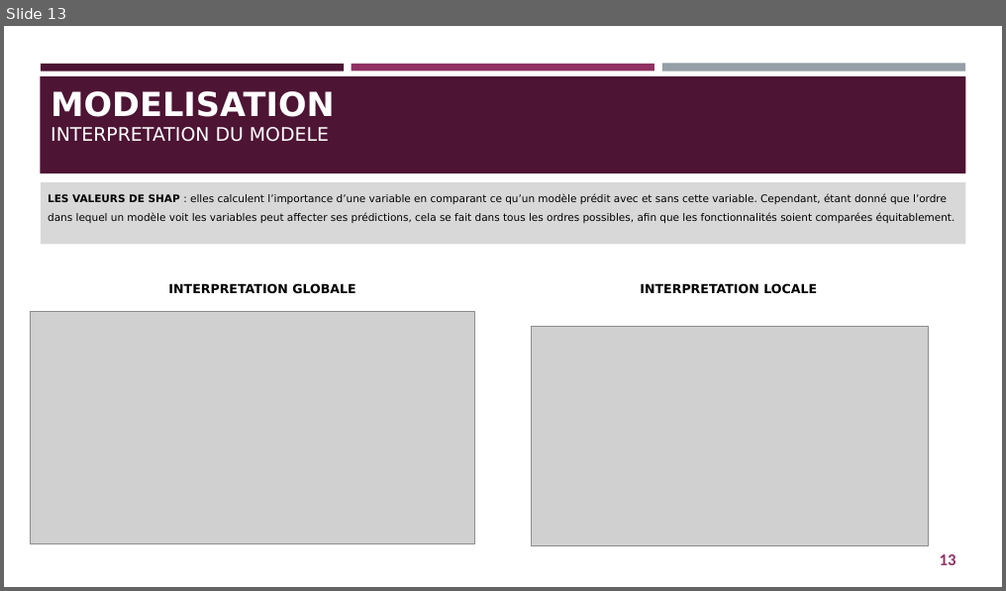
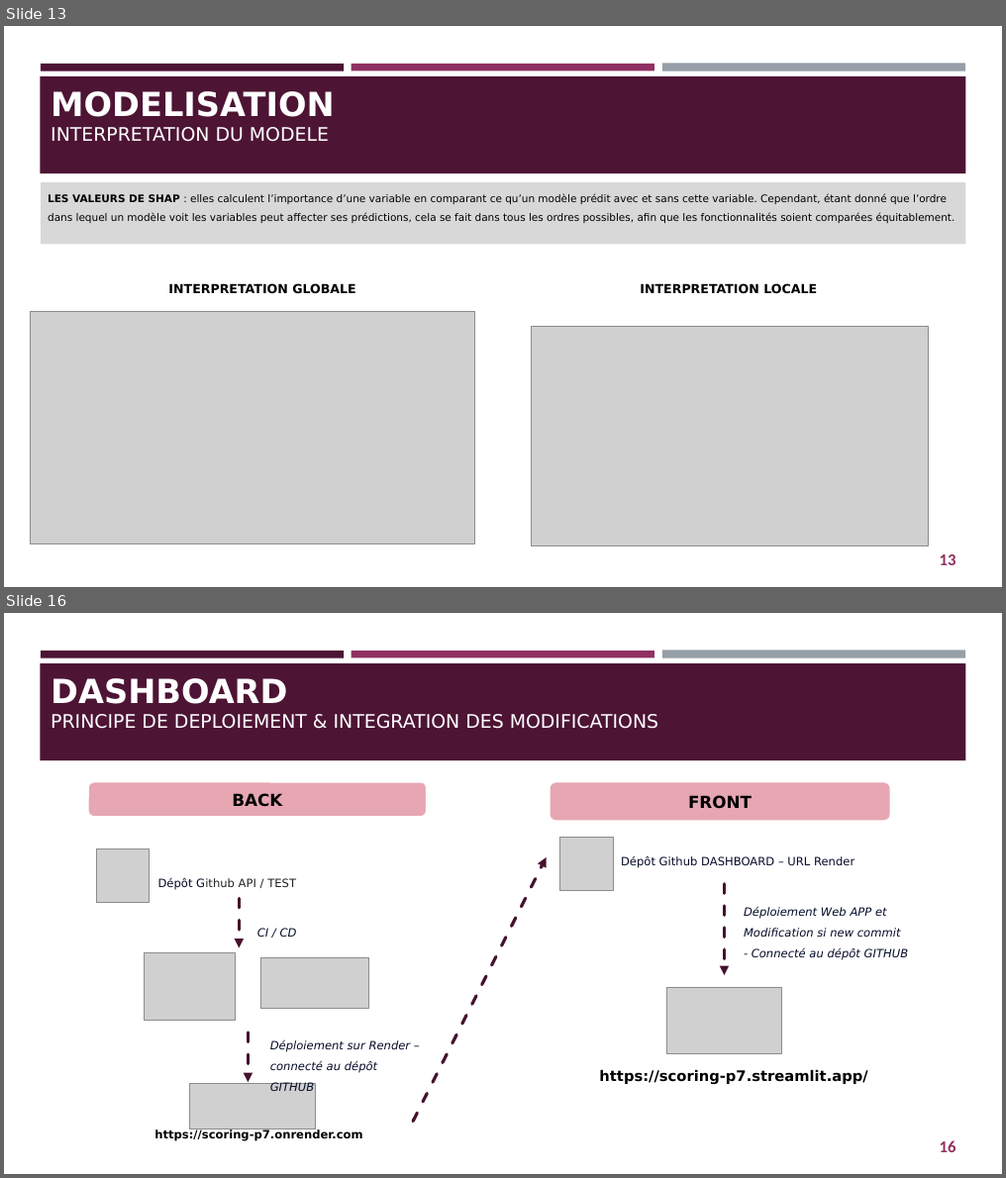
Before and after one commit to helene1219/PROJET_7_BIS_MODELISATION, a slide deck: Projet7_Support_Présentation.pptx. Shown one above the other, each under a label of ours: slide 13 before the commit, slides 13 and 16 after it; the slides between them are not shown. The pictures are 1006x591 and 1006x1178 pixels, drawn with LibreOffice and Linux fonts; fonts in the diff are those of the drawing; grey boxes stand for pictures. Boxes give left, top, right and bottom in pixels: in the first picture for what was removed or moved away, otherwise in the second. Text is boxed around its words. In the diff, an @@ line names an element or a change of style, - is before the commit and + after.

Commit message:
Modif supports

```diff
--- a/Projet7_Support_Présentation.pptx
+++ b/Projet7_Support_Présentation.pptx
@@ slide 16 added at [4, 613, 1002, 1174], background #FFFFFF; not listed: 4 template elements that a slide beside it also shows @@
@@ title added at [51, 678, 658, 729], 18 pt, text #FFFFFF @@
+DASHBOARD
+PRINCIPE DE DEPLOIEMENT & INTEGRATION DES MODIFICATIONS
@@ rounded rectangle added at [88, 781, 427, 817], fill #E6A7B3, outline #FFFFFF 2 pt, 16 pt, text #000000, bold @@
+BACK
@@ rounded rectangle added at [549, 781, 891, 821], fill #E6A7B3, outline #FFFFFF 2 pt, 16 pt, text #000000, bold @@
+FRONT
@@ picture added at [96, 850, 150, 903] @@
@@ picture added at [560, 838, 614, 891] @@
@@ text added at [158, 878, 296, 890], 11 pt, text #202124 @@
+Dépôt Github API / TEST
@@ arrow added from (413, 1121) to (546, 858), #45122F 3 pt dashed @@
@@ text added at [621, 857, 854, 868], 11 pt, text #040C28 @@
+Dépôt Github DASHBOARD – URL Render
@@ arrow added from (239, 899) to (239, 949), #45122F 3 pt dashed @@
@@ arrow added from (724, 884) to (724, 975), #45122F 3 pt dashed @@
@@ text added at [744, 907, 909, 960], 11 pt, text #040C28, italic @@
+Déploiement Web APP et
+Modification si new commit
+- Connecté au dépôt GITHUB
@@ text added at [257, 928, 297, 937], 11 pt, text #040C28, italic @@
+CI / CD
@@ picture added at [144, 953, 235, 1020] @@
@@ picture added at [260, 959, 369, 1008] @@
@@ picture added at [667, 987, 782, 1055] @@
@@ arrow added from (249, 1033) to (249, 1082), #45122F 3 pt dashed @@
@@ text added at [270, 1041, 411, 1091], 11 pt, text #040C28, italic @@
+Déploiement sur Render – connecté au dépôt GITHUB
@@ picture added at [190, 1084, 316, 1129] @@
@@ text added at [599, 1069, 867, 1084], 14 pt, text #000000, bold @@
+https://scoring-p7.streamlit.app/
@@ text added at [154, 1130, 362, 1142], 11 pt, text #000000, bold @@
+https://scoring-p7.onrender.com
@@ page number added at [940, 1141, 956, 1153], 16 pt, text #903163, bold @@
+16
```
Also in this commit, not shown: 5 slides changed, 1 other slide added, 3 slides removed, 1 other file.
